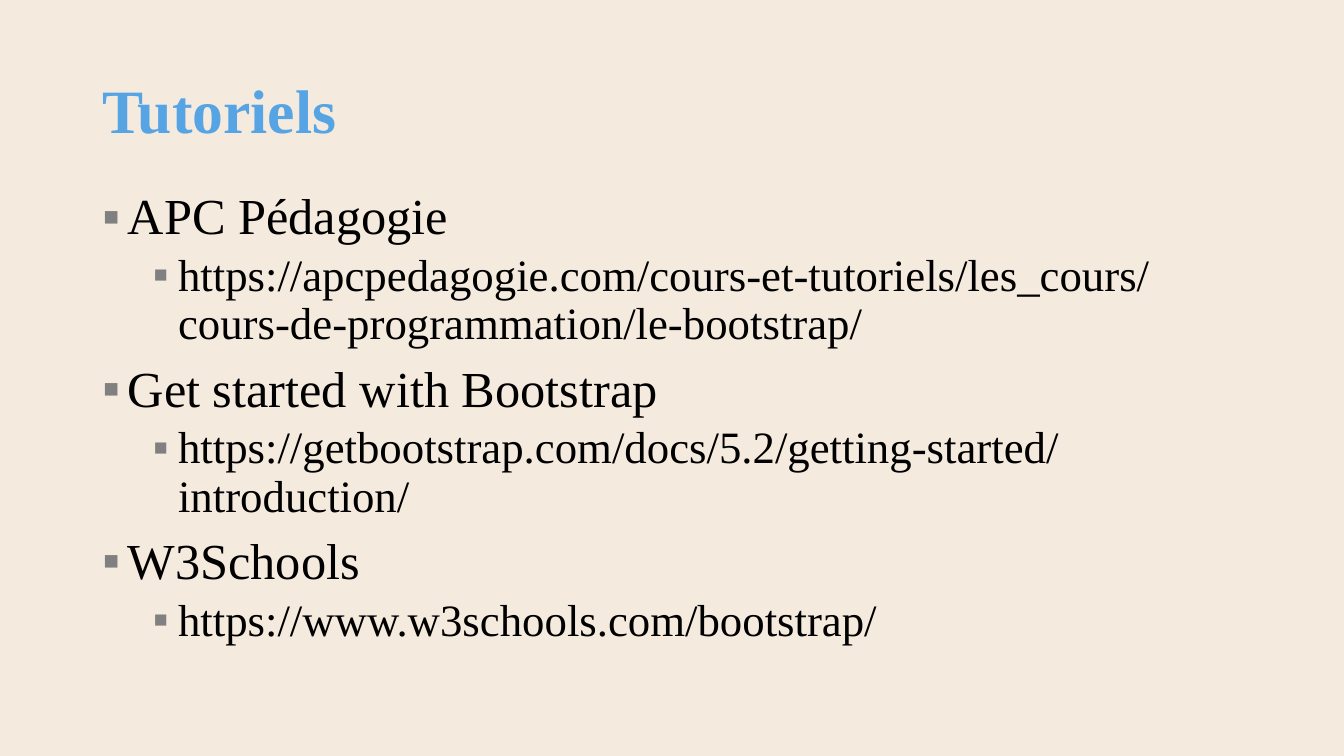
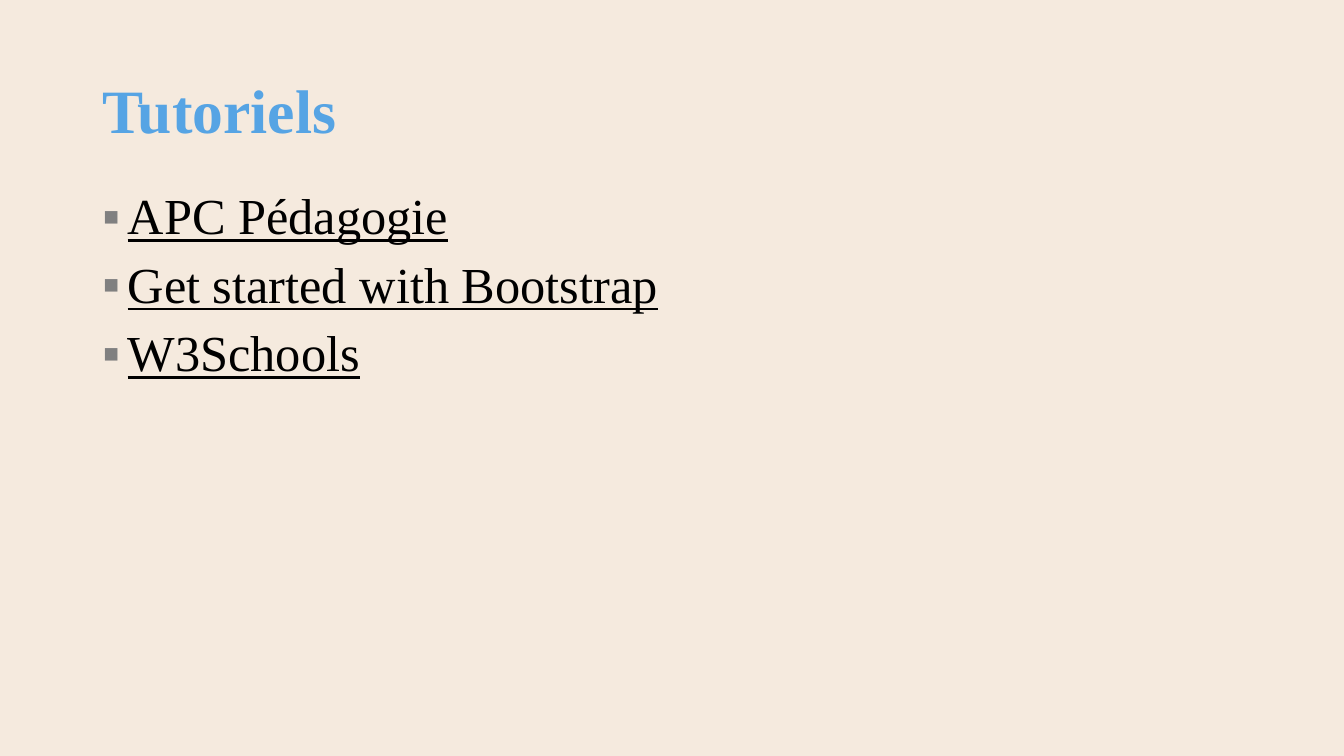
Before and after one commit to AlainWafflard/4IPW3, a slide deck: slide 7 of syllabus/15_mise_en_forme_bootstrap/syllabus_15_bootstrap.pptx. Drawn at 1344x756 pixels with LibreOffice and Linux fonts; fonts in the diff are those of the drawing; background and template pictures are left out. Boxes give left, top, right and bottom in pixels: in the first picture for what was removed or moved away, otherwise in the second. Text is boxed around its words. In the diff, an @@ line names an element or a change of style, - is before the commit and + after.

```diff
--- a/syllabus/15_mise_en_forme_bootstrap/syllabus_15_bootstrap.pptx
+++ b/syllabus/15_mise_en_forme_bootstrap/syllabus_15_bootstrap.pptx
@@ text "APC Pédagogie" at box(128, 199, 658, 379): underline on @@
@@ text at box(178, 260, 1149, 349): paragraph removed @@
-  ▪ https://apcpedagogie.com/cours-et-tutoriels/les_cours/cours-de-programmation/le-bootstrap/
@@ text at box(178, 432, 1058, 513): paragraph removed @@
-  ▪ https://getbootstrap.com/docs/5.2/getting-started/introduction/
@@ text at box(178, 605, 877, 645): paragraph removed @@
-  ▪ https://www.w3schools.com/bootstrap/
```
Also in this commit, not shown: 19 other slides changed, 1 slide added, 15 other files.
